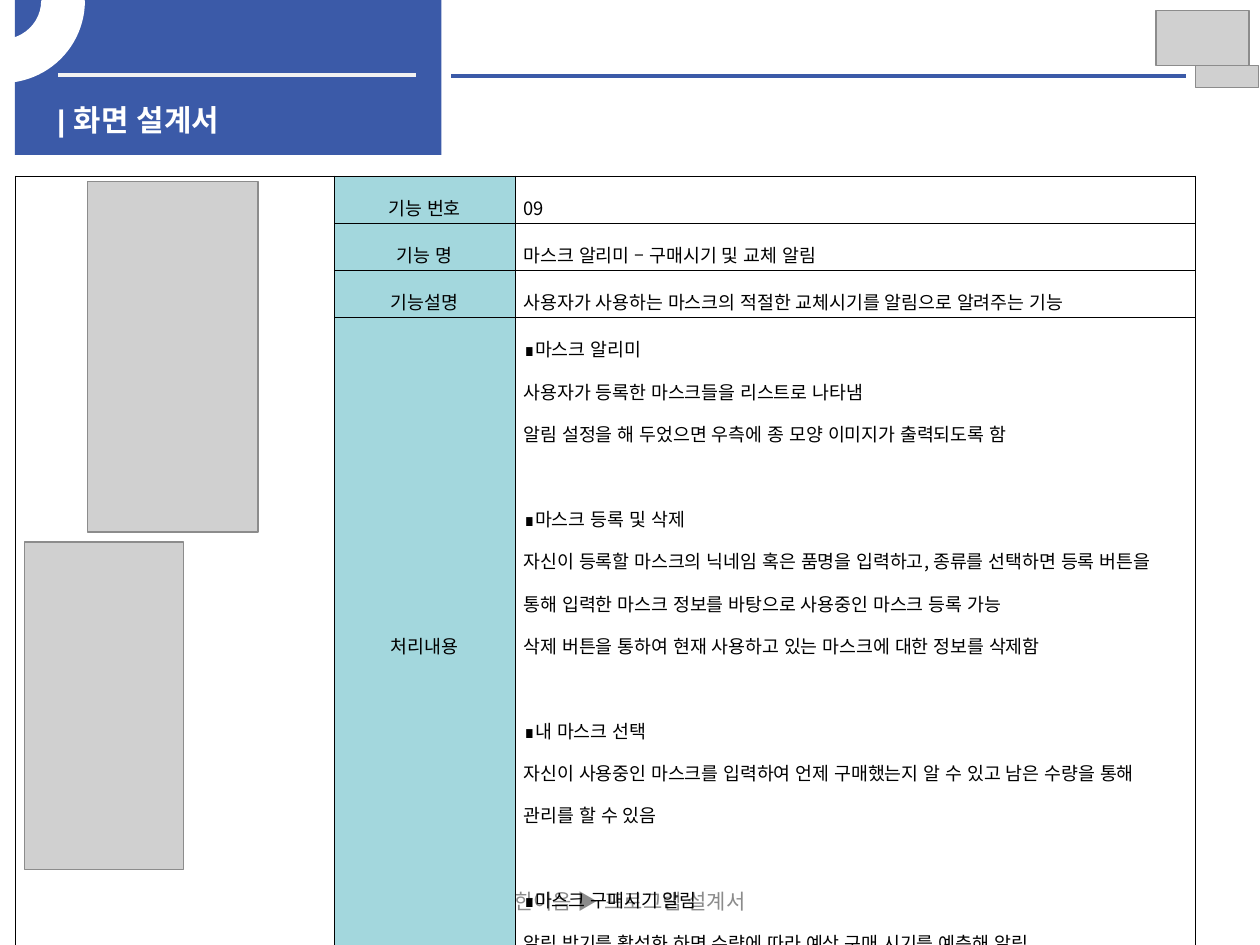
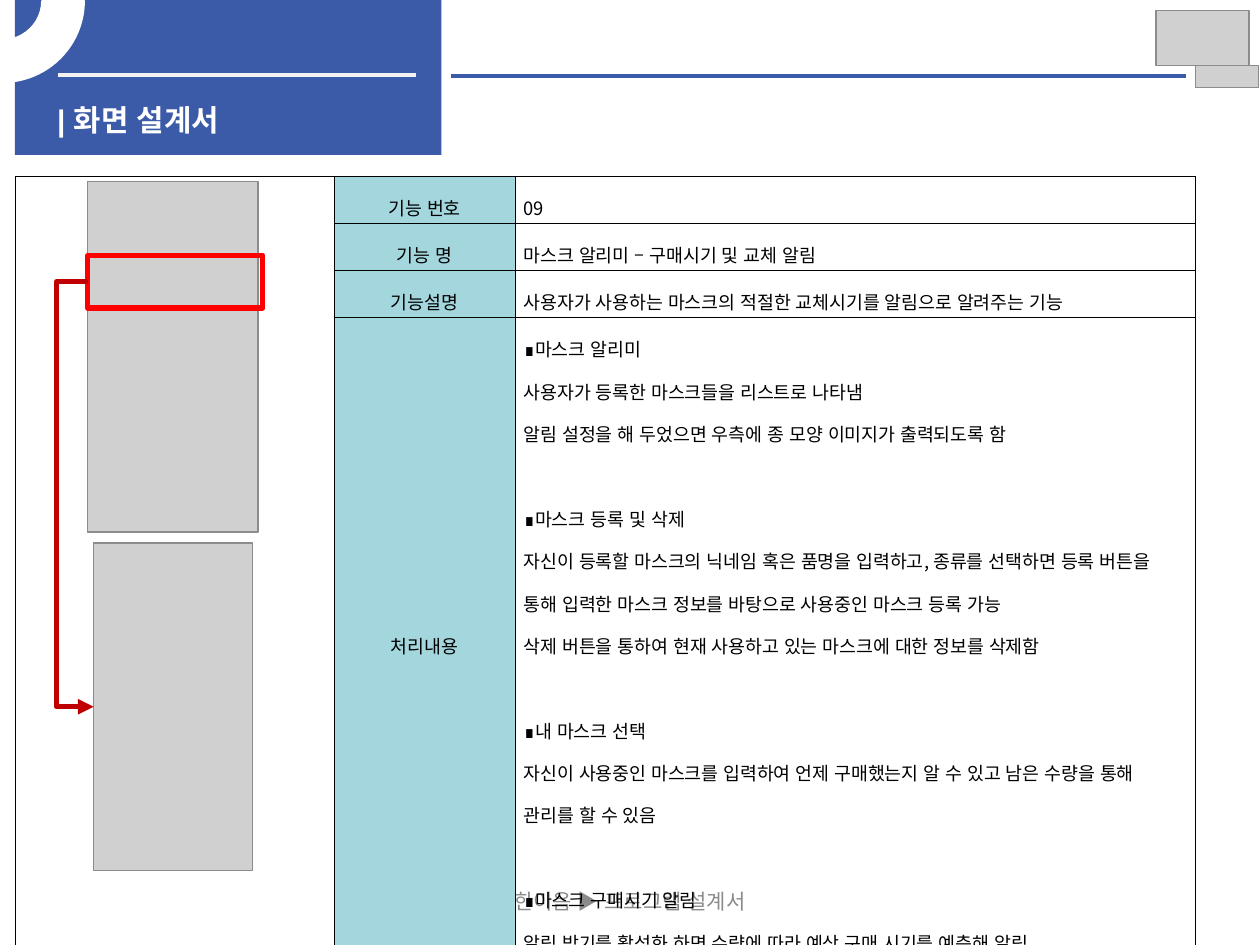
Before and after one commit to longBright/Hanium_Prj, a slide deck: slide 18 of 01_Documents/01_보고서/05_개발보고(2차)/SW개발_HW제작설계서_일반_2차초안.pptx. Drawn at 1260x945 pixels with LibreOffice and Linux fonts; fonts in the diff are those of the drawing; grey boxes stand for pictures. Boxes give left, top, right and bottom in pixels: in the first picture for what was removed or moved away, otherwise in the second. Text is boxed around its words. In the diff, an @@ line names an element or a change of style, - is before the commit and + after.

```diff
--- a/01_Documents/01_보고서/05_개발보고(2차)/SW개발_HW제작설계서_일반_2차초안.pptx
+++ b/01_Documents/01_보고서/05_개발보고(2차)/SW개발_HW제작설계서_일반_2차초안.pptx
@@ rectangle added at [88, 256, 263, 309], outline #FF0000 3 pt @@
@@ elbow arrow added from (88, 282) to (93, 707), #C00000 3 pt @@
@@ picture: place and size @@
-picture at [24, 542, 183, 869]
+picture at [93, 543, 252, 871]
```
Also in this commit, not shown: 7 other slides changed, 2 other files.
